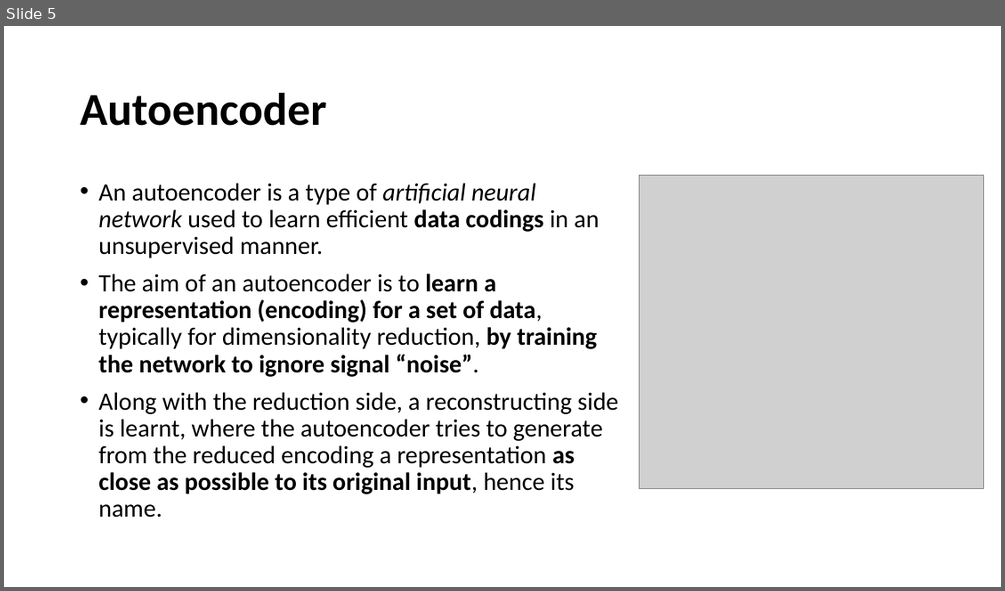
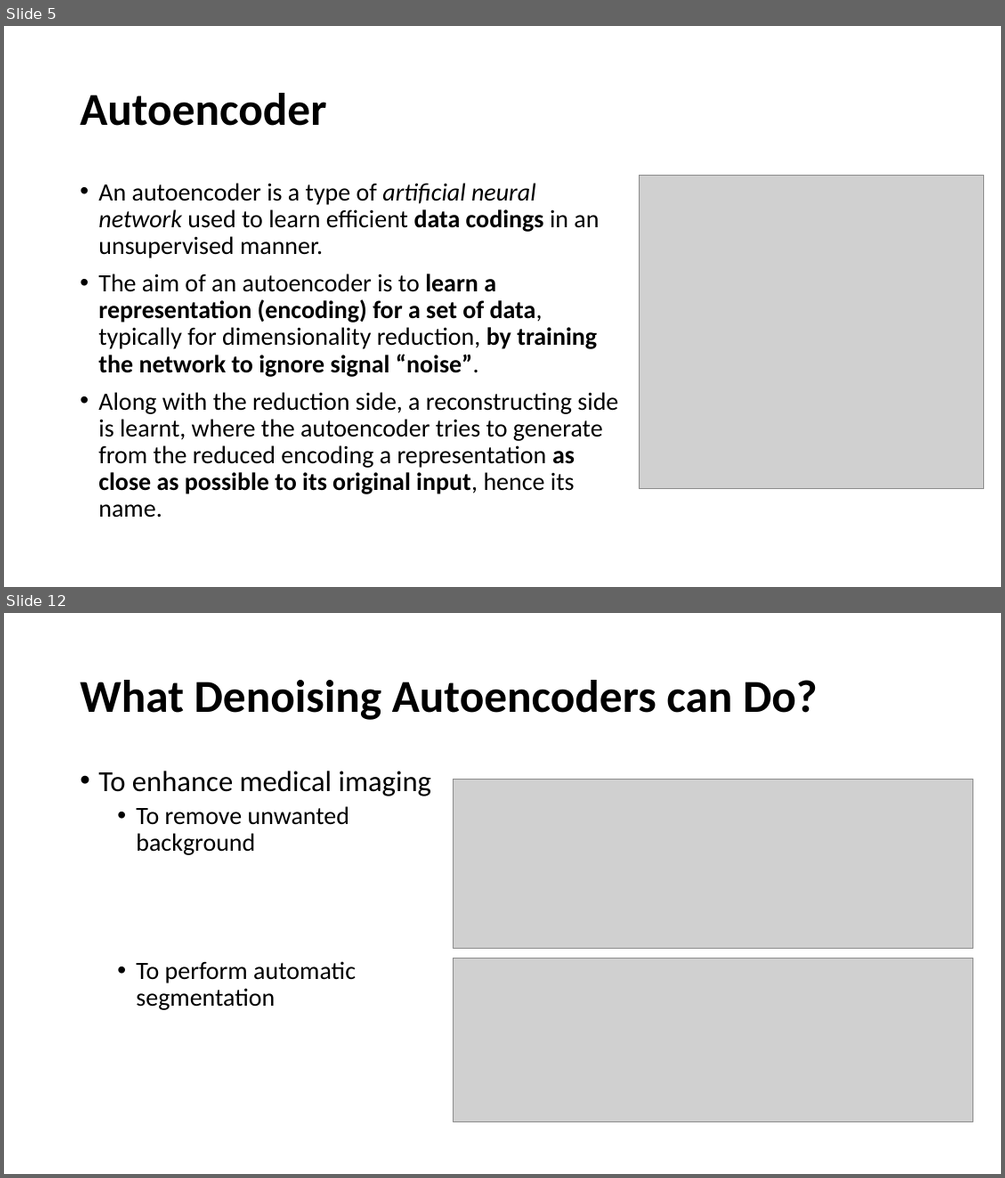
Before and after one commit to tingsyo/course_2020Q3_representation_learning, a slide deck: notebooks/05_Autoencoder_and_variations.pptx. Shown one above the other, each under a label of ours: slide 5 before the commit, slides 5 and 12 after it; the slides between them are not shown. The pictures are 1005x591 and 1005x1178 pixels, drawn with LibreOffice and Linux fonts; fonts in the diff are those of the drawing; grey boxes stand for pictures. Boxes give left, top, right and bottom in pixels: in the first picture for what was removed or moved away, otherwise in the second. Text is boxed around its words. In the diff, an @@ line names an element or a change of style, - is before the commit and + after.

Commit message:
- updated slides

```diff
--- a/notebooks/05_Autoencoder_and_variations.pptx
+++ b/notebooks/05_Autoencoder_and_variations.pptx
@@ slide 12 added at (x1=4, y1=613, x2=1001, y2=1174), background #FFFFFF @@
@@ title added at (x1=80, y1=680, x2=817, y2=720), 44 pt, text #000000, bold @@
+What Denoising Autoencoders can Do?
@@ text added at (x1=98, y1=771, x2=431, y2=1010), 24 pt, text #000000 @@
+• To enhance medical imaging
+  • To remove unwanted background
+  • To perform automatic segmentation
@@ picture added at (x1=453, y1=779, x2=973, y2=948) @@
@@ picture added at (x1=453, y1=957, x2=973, y2=1121) @@
```
Also in this commit, not shown: 6 other slides added, 1 slide removed.
